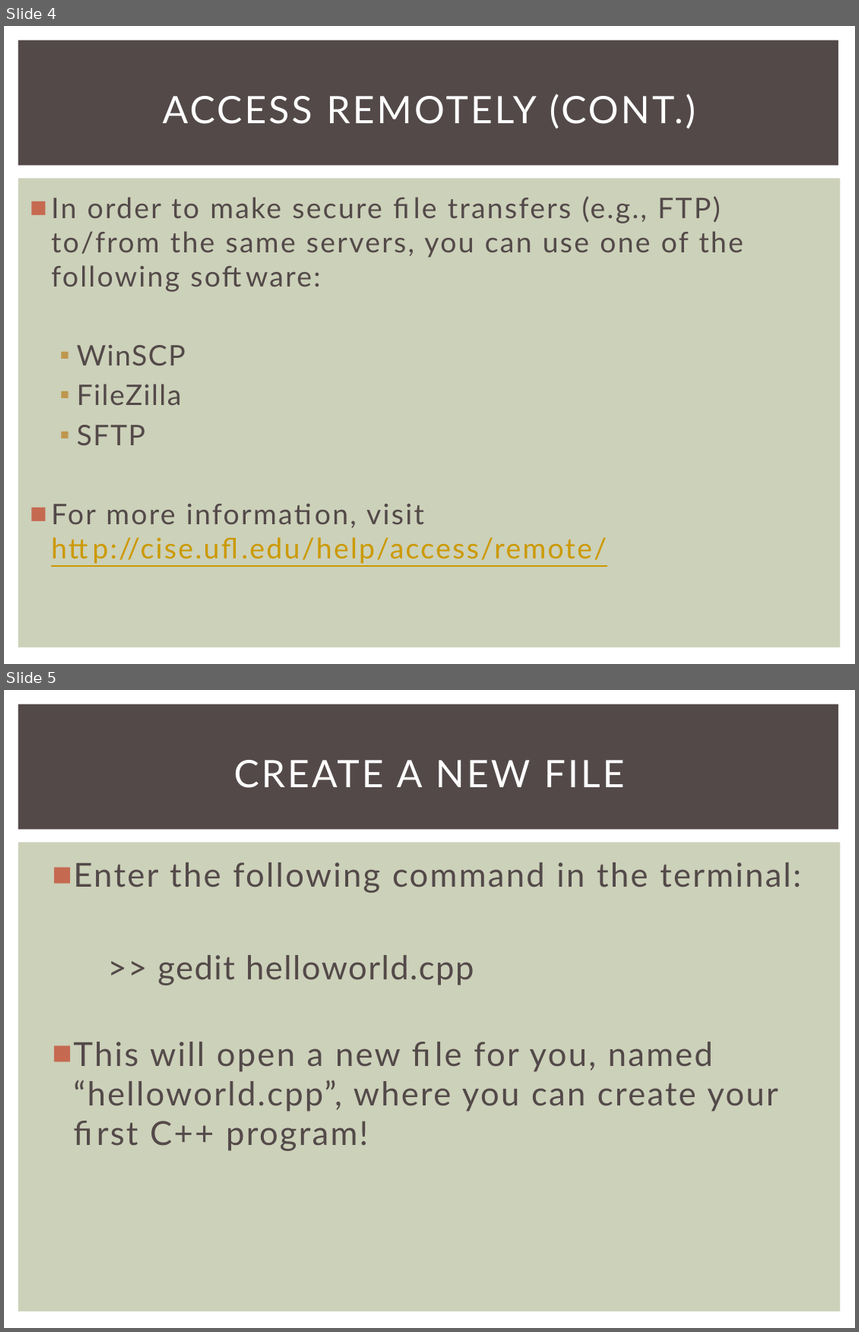
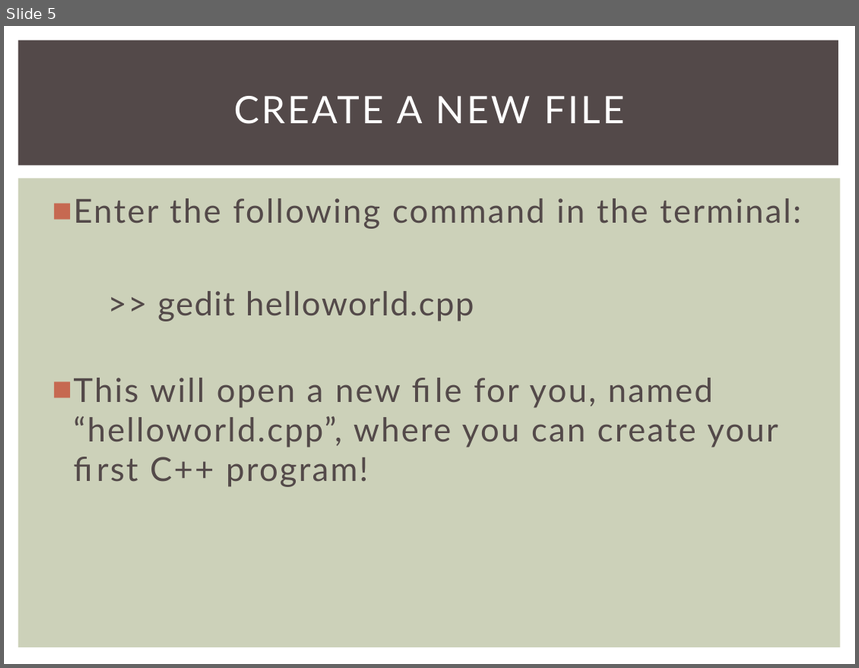
Before and after one commit to JonathanZip/COP3503-Fall2016, a slide deck: Lab_01/Lab1.pptx. Shown one above the other, each under a label of ours: slides 4 and 5 before the commit, slide 5 after it. The pictures are 859x1332 and 859x668 pixels, drawn with LibreOffice and Linux fonts; fonts in the diff are those of the drawing. Boxes give left, top, right and bottom in pixels: in the first picture for what was removed or moved away, otherwise in the second. Text is boxed around its words. In the diff, an @@ line names an element or a change of style, - is before the commit and + after.

```diff
--- a/Lab_01/Lab1.pptx
+++ b/Lab_01/Lab1.pptx
@@ slide 4 removed at [4, 26, 855, 664], background #FFFFFF; not listed: 2 template elements that a slide beside it also shows @@
@@ title removed at [163, 94, 696, 129] @@
-ACCESS REMOTELY (CONT.)
@@ text removed at [51, 196, 744, 564] @@
-■ In order to make secure file transfers (e.g., FTP) to/from the same servers, you can use one of the following software:
-  ▪ WinSCP
-  ▪ FileZilla
-  ▪ SFTP
-■ For more information, visit http://cise.ufl.edu/help/access/remote/
```
Also in this commit, not shown: 3 slides changed, 2 slides added.
